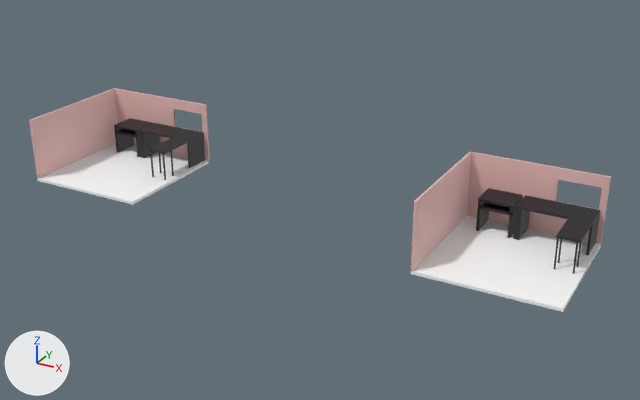
The glTF model public/models/HorribleRoom.gltf: old version first, new version second.
Both versions are drawn from a 50 mm camera at (5.82, -21.15, 11.12) aimed at (-5.89, 0.15, 0.47). The axes (+X, +Y, +Z) are drawn at lower left. The lights are the same throughout. The first picture is the older version.

The first picture shows 'Desk', 'Floor', 'FrontWall', 'Room', 'SideDesk', 'SideWall'.
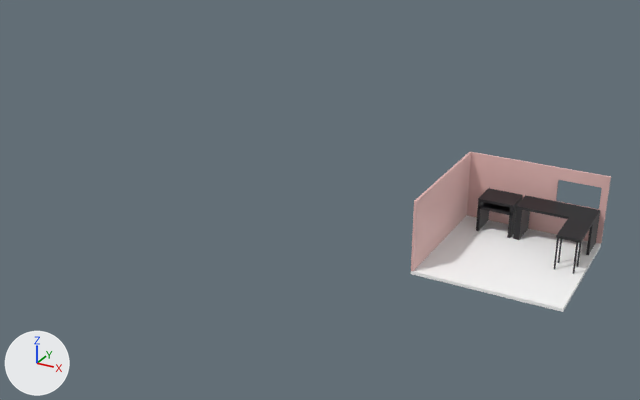
Location of each change, (x1, y1, x2, y2) in pixels of the pictures (640 x 400 px):
'Room', deleted
    before: (29, 88, 210, 205)
    faces in mat_wall (pink #e7bcb8): (29, 88, 210, 179)
    faces in mat_tilefloor (white #ffffff): (37, 144, 209, 205)
    faces in mat_deskblack (black #19191d): (114, 118, 205, 180)

The edits, one by one:
Object 'Room' (ob_room) is deleted.
